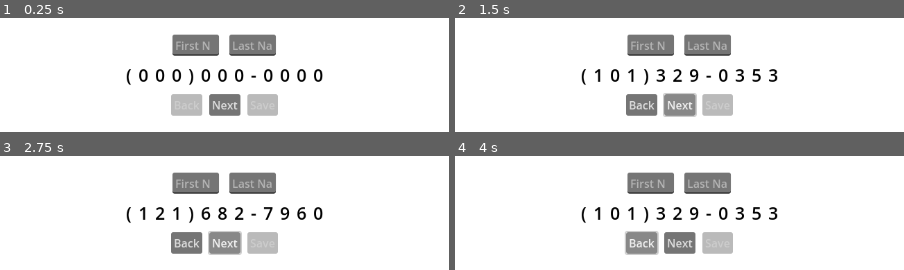
Above: before the commit, frames 1-4 (two rows, left to right).
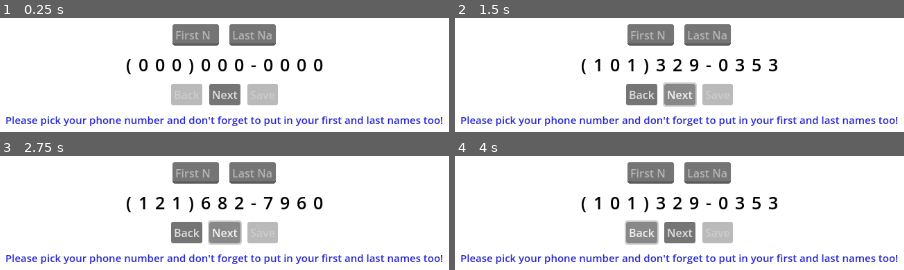
Above: after the commit, the same moments.

Repository: mjcampos/phone_number_entry
Game: Godot game, scene res://MainView/main_view.tscn
The game is run twice, just before and just after one commit, with the same random seed, the same clock (stepped at 60 frames per second) and the same inputs.
Inputs:
- Up to frame 1 (0.25 s): no input
- Up to frame 2 (1.5 s): click "Next" at 0.5 s; click "Next" at 1.25 s
- Up to frame 3 (2.75 s): click "Next" at 2 s
- Up to frame 4 (4 s): click "Back" at 2.75 s

The runs differ from the first frame. In frame 1, 15% of the frame differs, in the area x 1-99%, y 5-95%; in frame 2, 15%; in frame 3, 15%; in frame 4, 15%.

Commit message:
Changed error message to a friendly user input message

Diff:
--- a/MainView/main_view.gd
+++ b/MainView/main_view.gd
@@ -10,8 +10,6 @@
 @onready var digit_8: Label = %digit8
 @onready var digit_9: Label = %digit9
 @onready var digit_10: Label = %digit10
-
-@onready var error_message: Label = %ErrorMessage
 
 @onready var first_name_input: LineEdit = %FirstNameInput
 @onready var last_name_input: LineEdit = %LastNameInput
@@ -28,7 +26,6 @@
 @onready var api: Node = $API
 
 func _ready() -> void:
-	error_message.visible = false
 	digits_label_array = [digit, digit_2, digit_3, digit_4, digit_5, digit_6, digit_7, digit_8, digit_9, digit_10]
 
 func display_phone_number(phone_number: int) -> void:
--- a/MainView/main_view.tscn
+++ b/MainView/main_view.tscn
@@ -4,7 +4,7 @@
 [ext_resource type="Script" path="res://MainView/main_view.gd" id="1_joqg2"]
 [ext_resource type="Script" path="res://MainView/MainContainer.gd" id="3_6w7s7"]
 [ext_resource type="Script" path="res://MainView/API.gd" id="3_c25mt"]
-[ext_resource type="LabelSettings" uid="uid://bxbed8gbj1odp" path="res://error_label_settings.tres" id="5_12f84"]
+[ext_resource type="LabelSettings" uid="uid://cns1k4dnrqal6" path="res://user_input_label_settings.tres" id="5_r3pye"]
 
 [sub_resource type="LabelSettings" id="LabelSettings_5yidf"]
 font_size = 32
@@ -277,11 +277,11 @@
 disabled = true
 text = "Save"
 
-[node name="ErrorMessage" type="Label" parent="MainContainer/InputsContainer"]
-unique_name_in_owner = true
-layout_mode = 2
-text = "Placeholder"
-label_settings = ExtResource("5_12f84")
+[node name="WarningMessage" type="Label" parent="MainContainer/InputsContainer"]
+unique_name_in_owner = true
+layout_mode = 2
+text = "Please pick your phone number and don't forget to put in your first and last names too!"
+label_settings = ExtResource("5_r3pye")
 
 [connection signal="request_completed" from="API/HTTPRequest" to="API" method="_on_http_request_request_completed"]
 [connection signal="text_changed" from="MainContainer/InputsContainer/NameContainer/FirstNameInput" to="." method="_on_first_name_input_text_changed"]
--- /dev/null
+++ b/user_input_label_settings.tres
@@ -0,0 +1,5 @@
+[gd_resource type="LabelSettings" format=3 uid="uid://cns1k4dnrqal6"]
+
+[resource]
+font_size = 15
+font_color = Color(0.156863, 0.156863, 0.858824, 1)
